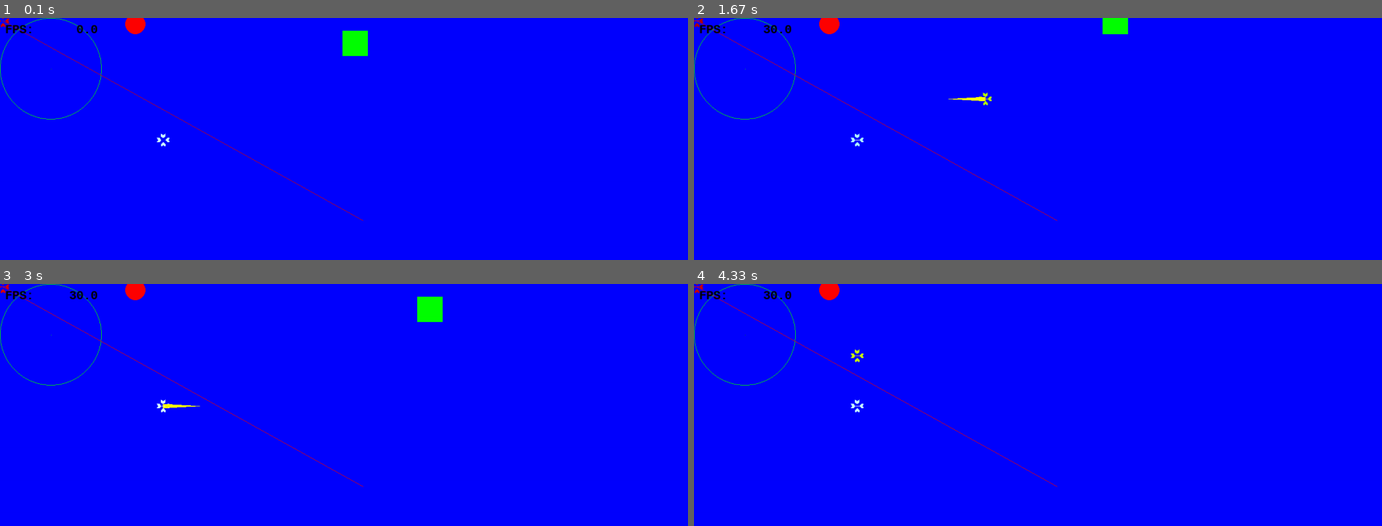
Above: before the commit, frames 1-4 (two rows, left to right).
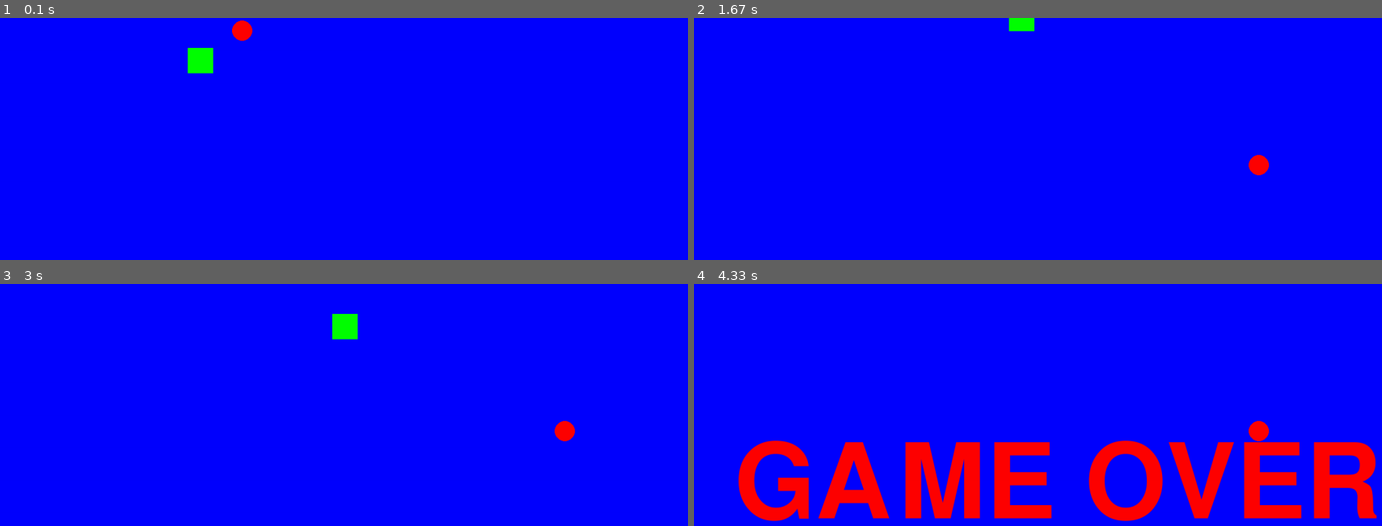
Above: after the commit, the same moments.

Repository: Wyveery/LearningPytho
Game: pygame game, started from pygamesnake.py
Two runs of this game, one before a commit and one after it. Both use one fixed random seed, a clock stepped at 60 frames per second and the inputs below.
Inputs:
- Up to frame 1 (0.1 s): no input
- Up to frame 2 (1.67 s): hold D 0.33-0.8 s; hold W 0.83-1.13 s; hold D 1.17-1.63 s
- Up to frame 3 (3 s): hold A 1.67-2.2 s; hold S 2.23-2.53 s; hold A 2.57-2.97 s
- Up to frame 4 (4.33 s): hold W 3-3.37 s

The runs differ from the first frame. In frame 1, 1.9% of the frame differs, in the area x 0-54%, y 0-84%; in frame 2, 1.7%; in frame 3, 2.0%; in frame 4, 16%, in the area x 0-100%, y 0-98%.

Commit message:
Update pygamesnake.py

Diff:
--- a/pygamesnake.py
+++ b/pygamesnake.py
@@ -407,17 +407,16 @@
             elif self.warp_on_edge:
                 self.pos.y = 0
 
-class Spaceship(VectorSprite):
-
-    def create_image(self):
-        self.image = pygame.Surface((50,50))
-        pygame.draw.polygon(self.image, (0,0,255), ((0,0),(50,25),(0,50),(25,25)))
-        self.image.set_colorkey((0,0,0))
-        self.image.convert_alpha()
-        self.image0 = self.image.copy()
-        self.rect = self.image.get_rect()
+
 
 class Snake(VectorSprite):
+
+
+    def _overwrite_parameters(self):
+        self.kill_on_edge = True
+        self._layer = 10
+        self.pos=pygame.math.Vector2(random.randint(0,PygView.width), -random.randint(0,PygView.height))
+        self.points=0
 
     def create_image(self):
         self.image = pygame.Surface((50,50))
@@ -427,11 +426,16 @@
         self.image0 = self.image.copy()
         self.rect = self.image.get_rect()
 
+    def kill(self):
+        Flytext(715,400,"GAME OVER", dx=0, dy=0, duration=4, fontsize=300)
+        VectorSprite.kill(self)
+
 class Apple(VectorSprite):
 
 
      def _overwrite_parameters(self):
-         self.pos=pygame.math.Vector2(random.randint(0,800), -random.randint(0,400))
+         self._layer = 1
+         self.pos=pygame.math.Vector2(random.randint(0,1430), -random.randint(0,800))
 
      def create_image(self):
          self.image = pygame.Surface((40,40))
@@ -597,17 +601,8 @@
 
 
 
-        # ------ player1,2,3: mouse, keyboard, joystick ---
-        self.mouse1 = Mouse(control="mouse", color=(255,0,0))
-        self.mouse2 = Mouse(control='keyboard1', color=(255,255,0))
-        self.mouse3 = Mouse(control="keyboard2", color=(255,0,255))
-        self.mouse4 = Mouse(control="joystick1", color=(255,128,255))
-        self.mouse5 = Mouse(control="joystick2", color=(255,255,255))
-
-        self.player1 =  Spaceship(warp_on_edge=True, pos=pygame.math.Vector2(PygView.width/2,-PygView.height/2))
-        self.player2 =  Spaceship(warp_on_edge=True, pos=pygame.math.Vector2(PygView.width/2+100,-PygView.height/2))
+
         self.snake1 = Snake()
-
         Apple()
 
 
@@ -620,6 +615,7 @@
         gameOver = False
         exittime = 0
         while running:
+            pygame.display.set_caption("Points: {}".format(self.snake1.points))
             milliseconds = self.clock.tick(self.fps) #
             seconds = milliseconds / 1000
             self.playtime += seconds
@@ -644,103 +640,57 @@
                         # create a new vector (a copy, but not the same, as the pos vector of spaceship)
                         p = pygame.math.Vector2(self.player1.pos.x, self.player1.pos.y)
                         a = self.player1.angle
-                        # launch rocktet not from middle of spaceship, but from it's nose (rightmost point)
-                        # we know that from middle of spaceship to right edge ("nose") is 25 pixel
                         t = pygame.math.Vector2(25,0)
                         t.rotate_ip(self.player1.angle)
-                        Rocket(pos=p+t, move=v, angle=a)
-
-                    # ---- stop movement for self.player1 -----
-                    #if event.key == pygame.K_r:
-                    #    self.player1.move *= 0.1 # remove 90% of movement
+
+
 
 
             # delete everything on screen
             self.screen.blit(self.background, (0, 0))
 
-            # ------ move indicator for self.player1 -----
-            pygame.draw.circle(self.screen, (0,255,0), (100,100), 100,1)
-            glitter = (0, random.randint(128, 255), 0)
-            pygame.draw.line(self.screen, glitter, (100,100),
-                            (100 + self.player1.move.x, 100 - self.player1.move.y))
-
-
-            # --- line from eck to mouse ---
-            pygame.draw.line(self.screen, (random.randint(200,250),0,0), (self.player1.pos.x, -self.player1.pos.y), (self.mouse1.x, self.mouse1.y))
+
 
             # ------------ pressed keys ------
             pressed_keys = pygame.key.get_pressed()
 
 
-            # if pressed_keys[pygame.K_LSHIFT]:
-                # paint range circles for cannons
             if pressed_keys[pygame.K_a]:
-                #self.player1.rotate(3)
-                if self.snake1.move != pygame.math.Vector2(130,0):
-                    self.snake1.move = pygame.math.Vector2(-130,0)
+                if self.snake1.move != pygame.math.Vector2(250,0):
+                    self.snake1.move = pygame.math.Vector2(-250,0)
 
             if pressed_keys[pygame.K_d]:
-                if self.snake1.move != pygame.math.Vector2(-130,0):
-                    self.snake1.move = pygame.math.Vector2(130,0)
-                #self.player1.rotate(-3)
+                if self.snake1.move != pygame.math.Vector2(-250,0):
+                    self.snake1.move = pygame.math.Vector2(250,0)
+
             if pressed_keys[pygame.K_w]:
-                if self.snake1.move != pygame.math.Vector2(0,-130):
-                    self.snake1.move = pygame.math.Vector2(0,130)
-                #v = pygame.math.Vector2(1,0)
-                #v.rotate_ip(self.player1.angle)
-                #self.player1.move += v
+                if self.snake1.move != pygame.math.Vector2(0,-250):
+                    self.snake1.move = pygame.math.Vector2(0,250)
+
             if pressed_keys[pygame.K_s]:
-                if self.snake1.move != pygame.math.Vector2(0,130):
-                    self.snake1.move = pygame.math.Vector2(0,-130)
-                #v = pygame.math.Vector2(1,0)
-                #v.rotate_ip(self.player1.angle)
-                #self.player1.move += -v
+                if self.snake1.move != pygame.math.Vector2(0,250):
+                    self.snake1.move = pygame.math.Vector2(0,-250)
 
 
             # ------ mouse handler ------
-            left,middle,right = pygame.mouse.get_pressed()
+            #left,middle,right = pygame.mouse.get_pressed()
             #if oldleft and not left:
             #    self.launchRocket(pygame.mouse.get_pos())
             #if right:
             #    self.launchRocket(pygame.mouse.get_pos())
-            oldleft, oldmiddle, oldright = left, middle, right
-
-            # ------ joystick handler -------
-            mouses = [self.mouse4, self.mouse5]
-            for number, j in enumerate(self.joysticks):
-                if number == 0:
-                   x = j.get_axis(0)
-                   y = j.get_axis(1)
-                   mouses[number].x += x * 20 # *2
-                   mouses[number].y += y * 20 # *2
-                   buttons = j.get_numbuttons()
-                   for b in range(buttons):
-                       pushed = j.get_button( b )
-                       #if b == 0 and pushed:
-                       #        self.launchRocket((mouses[number].x, mouses[number].y))
-                       #elif b == 1 and pushed:
-                       #    if not self.mouse4.pushed:
-                       #        self.launchRocket((mouses[number].x, mouses[number].y))
-                       #        mouses[number] = True
-                       #elif b == 1 and not pushed:
-                       #    mouses[number] = False
-            pos1 = pygame.math.Vector2(pygame.mouse.get_pos())
-            pos2 = self.mouse2.rect.center
-            pos3 = self.mouse3.rect.center
-
-            # write text below sprites
-            write(self.screen, "FPS: {:8.3}".format(
-                self.clock.get_fps() ), x=10, y=10)
+            #oldleft, oldmiddle, oldright = left, middle, right
+
+
             self.allgroup.update(seconds)
 
-            # --------- collision detection between target and Explosion -----
-            #for e in self.explosiongroup:
-            #    crashgroup = pygame.sprite.spritecollide(e, self.targetgroup,
-            #                 False, pygame.sprite.collide_circle)
-            #    for t in crashgroup:
-            #        t.hitpoints -= e.damage
-            #        if random.random() < 0.5:
-            #            Fire(pos = t.pos, max_age=3, bossnumber=t.number)
+            # --------- collision detection between snake and apple ----------
+            for s in self.snakegroup:
+                 crashgroup = pygame.sprite.spritecollide(s,self.applegroup,
+                              False, pygame.sprite.collide_mask)
+                 for a in crashgroup:
+                     a.kill()
+                     Apple()
+                     s.points += 1
 
 
             # ----------- clear, draw , update, flip -----------------
